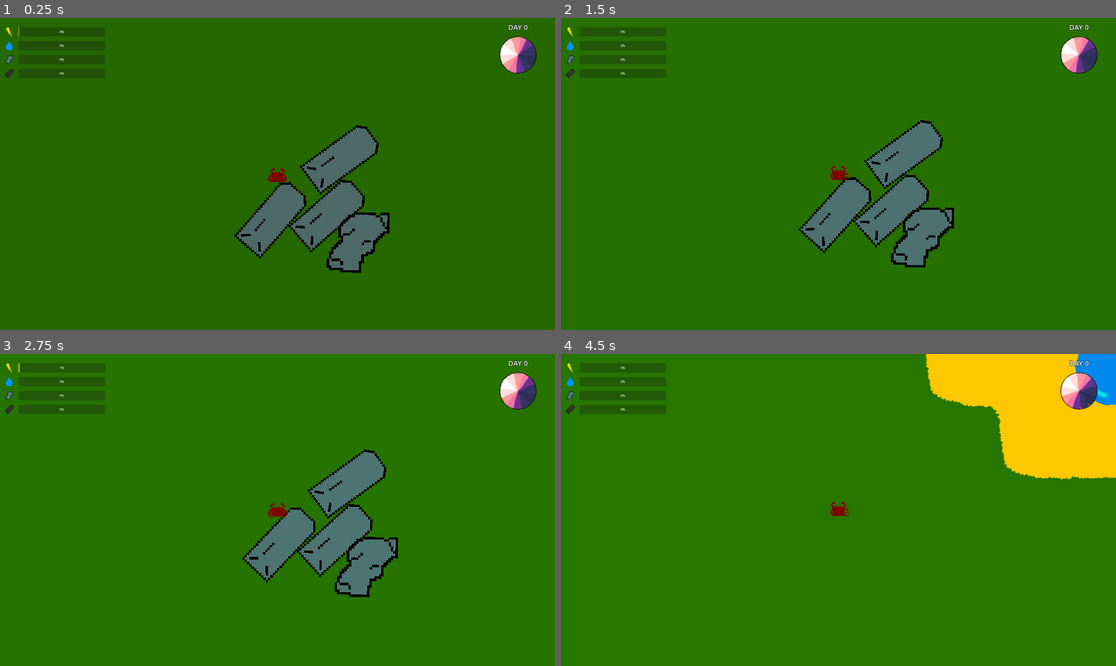
Above: before the commit, frames 1-4 (two rows, left to right).
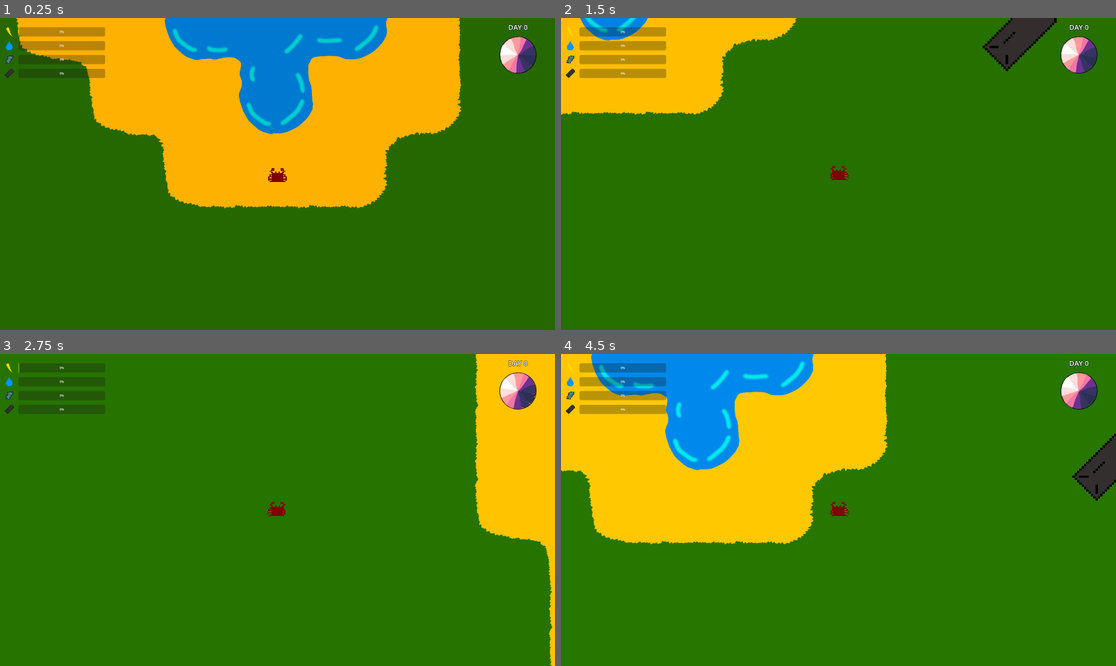
Above: after the commit, the same moments.

Repository: nporposoft/crabs-on-the-island
Game: Godot game, scene res://scenes/island_v1/island_v1.tscn
Same seed, same stepped clock (60 frames per second), same inputs: the game is played once before the commit and once after it.
Inputs:
- Up to frame 1 (0.25 s): no input
- Up to frame 2 (1.5 s): hold D (move_right) 0.53-1.28 s; tap Shift (dodge) at 0.6, 1.35 s; hold S (move_down) from 1.28 s (still down)
- Up to frame 3 (2.75 s): release S (move_down) at 2.03 s; hold D (move_right) from 2.03 s (still down); tap Shift (dodge) at 2.1 s
- Up to frame 4 (4.5 s): release D (move_right) at 2.78 s; hold W (move_up) 2.78-3.53 s; tap Shift (dodge) at 2.85, 3.6, 4.35 s; hold A (move_left) from 3.53 s (still down)

The runs differ from the first frame. In frame 1, 39% of the frame differs, in the area x 2-84%, y 0-82%; in frame 2, 17%; in frame 3, 14%; in frame 4, 41%, in the area x 0-100%, y 0-62%.

Commit message:
rearranged island
~moved crab spawn and resource ingots

Diff:
--- a/scenes/island_v1/island_v1.tscn
+++ b/scenes/island_v1/island_v1.tscn
@@ -117,19 +117,27 @@
 position = Vector2(484, 255)
 
 [node name="Crab" parent="Player" instance=ExtResource("3_s85qb")]
+position = Vector2(-219, -1009)
 
 [node name="resource" parent="." instance=ExtResource("6_2lyxb")]
-position = Vector2(579, 328)
+position = Vector2(1668, -914)
+mat_type = 1
 
 [node name="resource2" parent="." instance=ExtResource("6_2lyxb")]
-position = Vector2(676, 190)
+position = Vector2(-1447, -566)
+mat_type = 1
 
 [node name="resource3" parent="." instance=ExtResource("6_2lyxb")]
-position = Vector2(436, 394)
+position = Vector2(-2111, 1392)
+mat_type = 1
 
 [node name="resource4" parent="." instance=ExtResource("6_2lyxb")]
-position = Vector2(698, 431)
-is_chunk = true
+position = Vector2(1101, 1756)
+mat_type = 1
+
+[node name="resource5" parent="." instance=ExtResource("6_2lyxb")]
+position = Vector2(3, 787)
+mat_type = 0
 
 [connection signal="battery_charge_changed" from="Player/Crab" to="hud" method="_on_crab_battery_charge_changed"]
 
